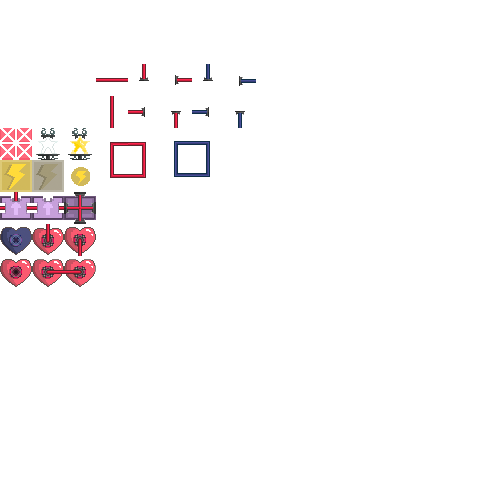
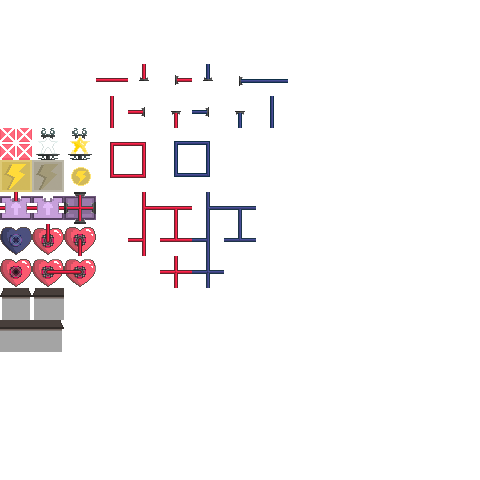
Comparing the layer stacks of the two 480 × 480 images. Changes:
renamed "不可放置区" to "墙右", moved it out of group "不可放置区", painted on it over (x1=0, y1=288, x2=64, y2=352)
removed group "电线" (18 layers) over (x1=111, y1=142, x2=209, y2=177)
renamed "电线（选中_右）" to "墙中", moved it out of group "电线", painted on it over (x1=0, y1=143, x2=145, y2=352)
renamed "电线（选中_下）" to "墙左", moved it out of group "电线", painted on it over (x1=32, y1=143, x2=149, y2=320)
renamed "电线（选中_上）" to "墙", moved it out of group "电线", painted on it over (x1=0, y1=142, x2=181, y2=320)
renamed "电线（未通电_左上）" to "信号补充球", moved it into group "信号补充格/球", painted on it over (x1=71, y1=159, x2=209, y2=186)
renamed "电线（未通电_右下）" to "信号补充格（未通电）", moved it into group "信号补充格/球", painted on it over (x1=71, y1=142, x2=192, y2=186)
renamed "电线（未通电_右上）" to "信号补充格（通电）", moved it into group "信号补充格/球", painted on it over (x1=71, y1=159, x2=192, y2=186)
renamed "电线（未通电_选中_下）" to "电线交叉器", moved it into group "电线交叉器", painted on it over (x1=71, y1=142, x2=213, y2=224)
renamed "电线（选中_左）" to "电线（未通电_左右）", moved it out of group "电线", painted on it over (x1=256, y1=79, x2=274, y2=128)
renamed "电线（通电_右上）" to "电线（未通电_左右）", moved it out of group "电线", painted on it over (x1=111, y1=79, x2=288, y2=177)
renamed "希望之灯（点亮）" to "电线（未通电_左上）", moved it out of group "希望之灯", painted on it over (x1=71, y1=142, x2=209, y2=177)
renamed "希望之灯（未点亮）" to "电线（未通电_右下）", moved it out of group "希望之灯", painted on it over (x1=111, y1=142, x2=177, y2=160)
added layer "电线（未通电_上下右）" above "电线（通电_上下右）" over (x1=206, y1=192, x2=224, y2=224)
added layer "电线（未通电_交叉）" above "电线（通电_交叉）" over (x1=192, y1=256, x2=224, y2=288)
added layer "电线（通电_交叉）" above "电线（通电_下左右）" over (x1=160, y1=256, x2=192, y2=288)
renamed "图层 1" to "主电源（接线_右）", showed it, moved it into group "电源", painted on it over (x1=0, y1=79, x2=288, y2=352)
…and 12 more changes (9 added, 2 painted, 1 removed, 2 renamed, 2 stack)
